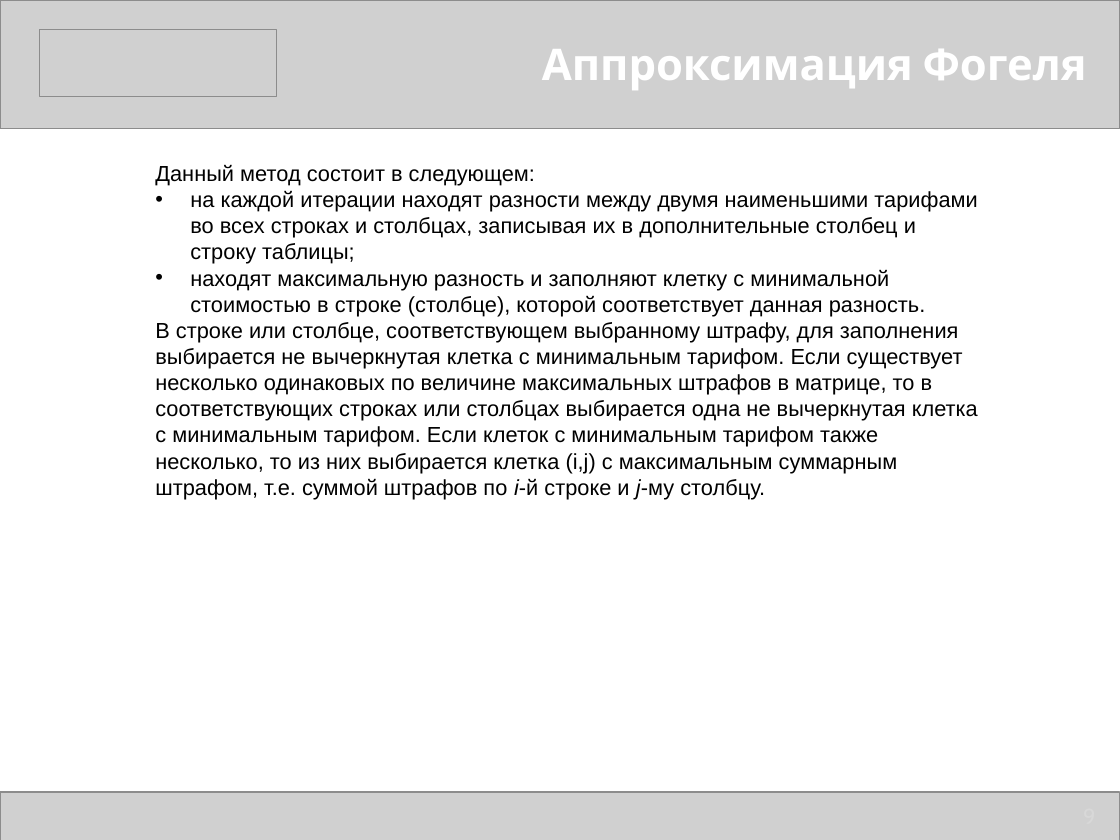
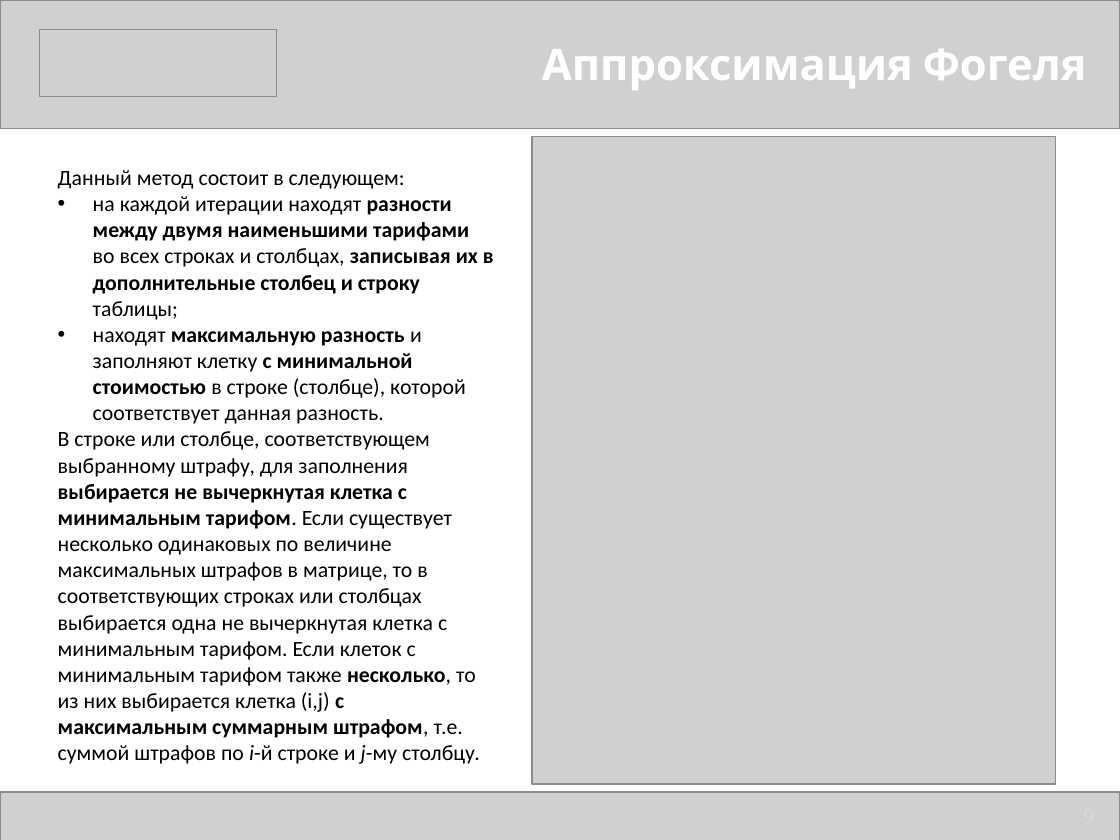
Before and after one commit to multifacs/transport-problem-new, a slide deck: slide 9 of Grischenko_VKR.pptx. Drawn at 1120x840 pixels with LibreOffice and Linux fonts; fonts in the diff are those of the drawing; grey boxes stand for pictures. Boxes give left, top, right and bottom in pixels: in the first picture for what was removed or moved away, otherwise in the second. Text is boxed around its words. In the diff, an @@ line names an element or a change of style, - is before the commit and + after.

```diff
--- a/Grischenko_VKR.pptx
+++ b/Grischenko_VKR.pptx
@@ picture added at [532, 137, 1056, 784] @@
@@ text "Данный метод состоит в следующем:": place and size @@
-text "Данный метод состоит в следующем:" at [155, 164, 978, 500]
+text "Данный метод состоит в следующем:" at [58, 170, 494, 764]
@@ text "Данный метод состоит в следующем:" at [58, 170, 494, 764]: font Arial to Calibri; bold on in "разности между двумя наименьшими тарифами записывая их ...", "максимальную разность с минимальной стоимостью", "выбирается не вычеркнутая клетка с минимальным тарифом. ..." @@
```
Also in this commit, not shown: 4 other slides changed, 3 slides added, 13 other files.
